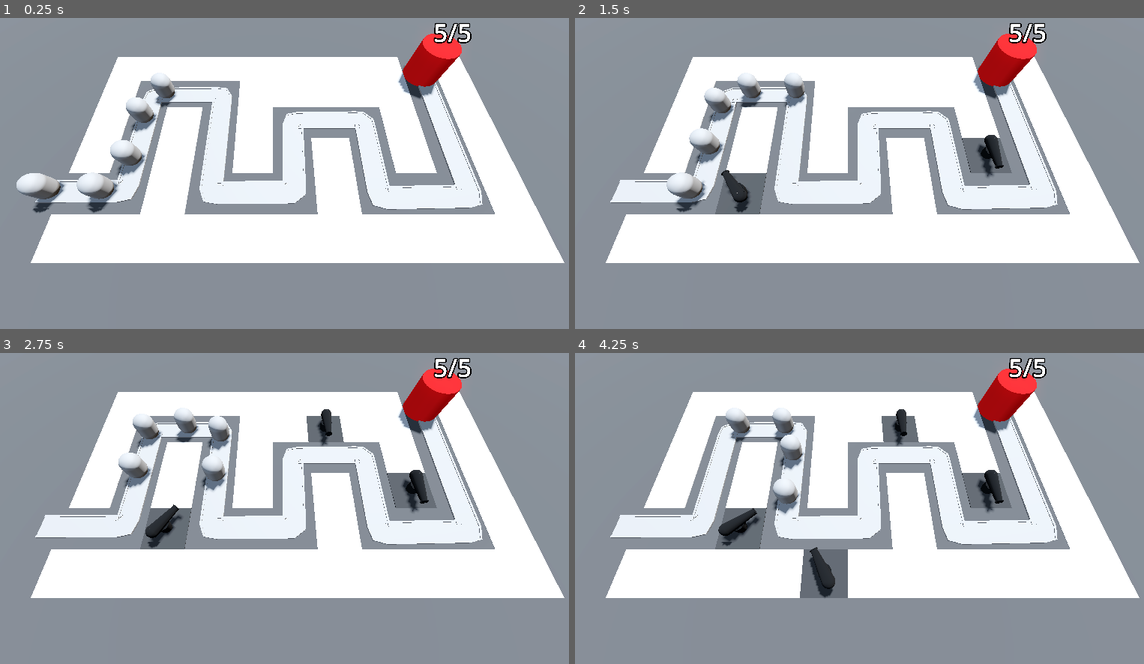
Above: before the commit, frames 1-4 (two rows, left to right).
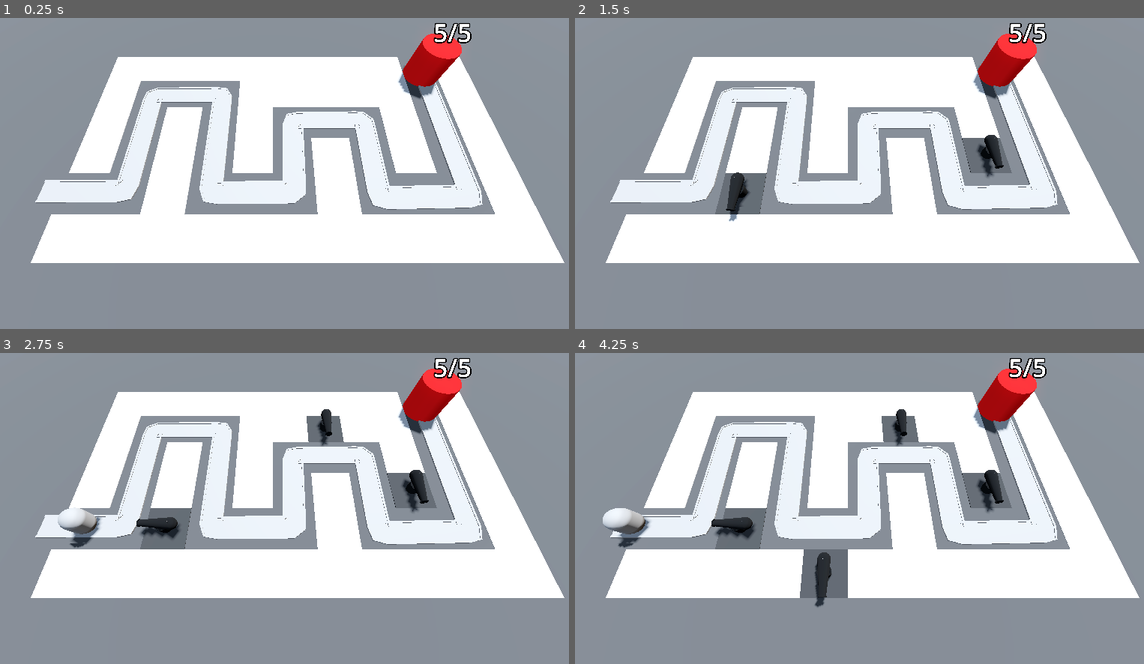
Above: after the commit, the same moments.

Repository: Ghosty-CodeX/Barbarian_Blaster
Game: Godot game, scene res://Scenes/Levels/BaseLevel.tscn
The game is run twice, just before and just after one commit, with the same random seed, the same clock (stepped at 60 frames per second) and the same inputs.
Inputs (mouse positions are in pixels of both pictures, inside the frame that each line leads up to):
- Up to frame 1 (0.25 s): no input
- Up to frame 2 (1.5 s): move the mouse to (978, 142) at 0.52 s; press the mouse at (978, 142) at 0.53 s; move the mouse to (728, 176) at 1.27 s; release the mouse at (728, 176) at 1.28 s; click (728, 176) at 1.35 s
- Up to frame 3 (2.75 s): move the mouse to (335, 421) at 2.02 s; press the mouse at (335, 421) at 2.03 s
- Up to frame 4 (4.25 s): move the mouse to (819, 564) at 2.77 s; release the mouse at (819, 564) at 2.78 s; click (819, 564) at 2.85 s; move the mouse to (1030, 545) at 3.52 s; press the mouse at (1030, 545) at 3.53 s

The runs differ from the first frame. In frame 1, 2.3% of the frame differs, in the area x 2-31%, y 18-63%; in frame 2, 2.2%; in frame 3, 2.6%, in the area x 10-41%, y 18-63%; in frame 4, 2.4%.

Commit message:
Enemies now spawn endlessly

Diff:
--- a/Scenes/Enemy/enemy.tscn
+++ b/Scenes/Enemy/enemy.tscn
@@ -14,6 +14,21 @@
 radius = 1.0
 height = 3.0
 
+[sub_resource type="Animation" id="Animation_nvvbs"]
+length = 0.001
+tracks/0/type = "value"
+tracks/0/imported = false
+tracks/0/enabled = true
+tracks/0/path = NodePath("DamageHilight:visible")
+tracks/0/interp = 1
+tracks/0/loop_wrap = true
+tracks/0/keys = {
+"times": PackedFloat32Array(0),
+"transitions": PackedFloat32Array(1),
+"update": 1,
+"values": [false]
+}
+
 [sub_resource type="Animation" id="Animation_mw074"]
 resource_name = "TakeDamage"
 length = 0.1
@@ -28,21 +43,6 @@
 "transitions": PackedFloat32Array(1, 1),
 "update": 1,
 "values": [true, false]
-}
-
-[sub_resource type="Animation" id="Animation_nvvbs"]
-length = 0.001
-tracks/0/type = "value"
-tracks/0/imported = false
-tracks/0/enabled = true
-tracks/0/path = NodePath("DamageHilight:visible")
-tracks/0/interp = 1
-tracks/0/loop_wrap = true
-tracks/0/keys = {
-"times": PackedFloat32Array(0),
-"transitions": PackedFloat32Array(1),
-"update": 1,
-"values": [false]
 }
 
 [sub_resource type="AnimationLibrary" id="AnimationLibrary_2t2r4"]
--- a/Scenes/Levels/BaseLevel.tscn
+++ b/Scenes/Levels/BaseLevel.tscn
@@ -1,9 +1,10 @@
-[gd_scene load_steps=12 format=3 uid="uid://h2vdvwrjsc6j"]
+[gd_scene load_steps=13 format=3 uid="uid://h2vdvwrjsc6j"]
 
 [ext_resource type="PackedScene" uid="uid://dr6y1hotvycax" path="res://Scenes/RayPickerCamera/ray_picker_camera.tscn" id="1_7p43g"]
 [ext_resource type="MeshLibrary" uid="uid://dr2f2h8jolnuo" path="res://MeshLibraries/SpaceLibrary.tres" id="1_mb2ko"]
 [ext_resource type="PackedScene" uid="uid://b52xavsn8uxua" path="res://Scenes/Enemy/enemy.tscn" id="2_n8wt5"]
 [ext_resource type="PackedScene" uid="uid://dngj8xq5n8hum" path="res://Scenes/Base/base.tscn" id="3_1rdqr"]
+[ext_resource type="Script" uid="uid://dgfsp22s740dw" path="res://Scripts/enemy_path.gd" id="3_6qoed"]
 [ext_resource type="Script" uid="uid://dgdrcxvhx61rx" path="res://Scripts/turret_manager.gd" id="5_0yhfe"]
 [ext_resource type="PackedScene" uid="uid://buytw0oqckgfk" path="res://Scenes/Turret/turret.tscn" id="6_6qoed"]
 
@@ -57,10 +58,12 @@
 "cells": PackedInt32Array(65531, 65535, 1310720, 65531, 0, 1310720, 65531, 65534, 1310720, 65532, 2, 1310720, 65533, 2, …(700 unchanged characters)…
 }
 
-[node name="Path3D" type="Path3D" parent="."]
+[node name="EnemyPath" type="Path3D" parent="."]
 curve = SubResource("Curve3D_mb2ko")
+script = ExtResource("3_6qoed")
+enemy_scene = ExtResource("2_n8wt5")
 
-[node name="Road" type="CSGPolygon3D" parent="Path3D"]
+[node name="Road" type="CSGPolygon3D" parent="EnemyPath"]
 polygon = PackedVector2Array(-1, 0, -1, 0.1, 1, 0.1, 1, 0)
 mode = 2
 path_node = NodePath("..")
@@ -74,7 +77,7 @@
 path_u_distance = 1.0
 path_joined = false
 
-[node name="LeftEdge" type="CSGPolygon3D" parent="Path3D"]
+[node name="LeftEdge" type="CSGPolygon3D" parent="EnemyPath"]
 polygon = PackedVector2Array(-1.1, 0, -1.1, 0.15, -0.9, 0.15, -0.9, 0)
 mode = 2
 path_node = NodePath("..")
@@ -88,7 +91,7 @@
 path_u_distance = 1.0
 path_joined = false
 
-[node name="RightEdge" type="CSGPolygon3D" parent="Path3D"]
+[node name="RightEdge" type="CSGPolygon3D" parent="EnemyPath"]
 polygon = PackedVector2Array(0.9, 0, 0.9, 0.15, 1.1, 0.15, 1.1, 0)
 mode = 2
 path_node = NodePath("..")
@@ -102,25 +105,9 @@
 path_u_distance = 1.0
 path_joined = false
 
-[node name="Enemy" parent="Path3D" instance=ExtResource("2_n8wt5")]
-transform = Transform3D(0.00411168, 0, -0.999985, 0, 1, 0, 0.999985, 0, 0.00411168, -21.8649, 0, 5.86388)
-progress = 0.0
-
-[node name="Enemy2" parent="Path3D" instance=ExtResource("2_n8wt5")]
-transform = Transform3D(0.00411168, 0, -0.999985, 0, 1, 0, 0.999985, 0, 0.00411168, -16.8647, 0, 5.84332)
-progress = 5.0
-
-[node name="Enemy3" parent="Path3D" instance=ExtResource("2_n8wt5")]
-transform = Transform3D(0.999993, 0, 0, 0, 1, 0, 0, 0, 0.999993, -13.8635, 0, 3.83258)
-progress = 10.0
-
-[node name="Enemy4" parent="Path3D" instance=ExtResource("2_n8wt5")]
-transform = Transform3D(0.999993, 0, 0, 0, 1, 0, 0, 0, 0.999993, -13.8635, 0, -1.16755)
-progress = 15.0
-
-[node name="Enemy5" parent="Path3D" instance=ExtResource("2_n8wt5")]
-transform = Transform3D(0.00411478, 0, -0.999985, 0, 1, 0, 0.999985, 0, 0.00411478, -13.4315, 0, -5.73964)
-progress = 20.0
+[node name="Timer" type="Timer" parent="EnemyPath"]
+wait_time = 2.0
+autostart = true
 
 [node name="Base" parent="." instance=ExtResource("3_1rdqr")]
 transform = Transform3D(1, 0, 0, 0, 1, 0, 0, 0, 1, 18, 0, -9)
@@ -128,4 +115,6 @@
 [node name="TurretManager" type="Node3D" parent="." node_paths=PackedStringArray("enemy_path")]
 script = ExtResource("5_0yhfe")
 turret = ExtResource("6_6qoed")
-enemy_path = NodePath("../Path3D")
+enemy_path = NodePath("../EnemyPath")
+
+[connection signal="timeout" from="EnemyPath/Timer" to="EnemyPath" method="spawn_enemy"]
--- a/Scenes/Turret/turret.tscn
+++ b/Scenes/Turret/turret.tscn
@@ -27,6 +27,21 @@
 text = "L"
 font_size = 20
 
+[sub_resource type="Animation" id="Animation_om1gn"]
+length = 0.001
+tracks/0/type = "value"
+tracks/0/imported = false
+tracks/0/enabled = true
+tracks/0/path = NodePath("TurretBase/TurretBarrel:position")
+tracks/0/interp = 1
+tracks/0/loop_wrap = true
+tracks/0/keys = {
+"times": PackedFloat32Array(0),
+"transitions": PackedFloat32Array(1),
+"update": 0,
+"values": [Vector3(0, 0.85, 0.5)]
+}
+
 [sub_resource type="Animation" id="Animation_d3rns"]
 resource_name = "fire"
 length = 0.3
@@ -41,21 +56,6 @@
 "transitions": PackedFloat32Array(1, 1),
 "update": 0,
 "values": [Vector3(0, 0.85, 0.15), Vector3(0, 0.85, 0.5)]
-}
-
-[sub_resource type="Animation" id="Animation_om1gn"]
-length = 0.001
-tracks/0/type = "value"
-tracks/0/imported = false
-tracks/0/enabled = true
-tracks/0/path = NodePath("TurretBase/TurretBarrel:position")
-tracks/0/interp = 1
-tracks/0/loop_wrap = true
-tracks/0/keys = {
-"times": PackedFloat32Array(0),
-"transitions": PackedFloat32Array(1),
-"update": 0,
-"values": [Vector3(0, 0.85, 0.5)]
 }
 
 [sub_resource type="AnimationLibrary" id="AnimationLibrary_r3tmf"]
--- /dev/null
+++ b/Scripts/enemy_path.gd
@@ -0,0 +1,7 @@
+extends Path3D
+
+@export var enemy_scene : PackedScene
+
+func spawn_enemy() -> void:
+	var new_enemy = enemy_scene.instantiate()
+	add_child(new_enemy)
Not shown, added: Scripts/enemy_path.gd.uid
